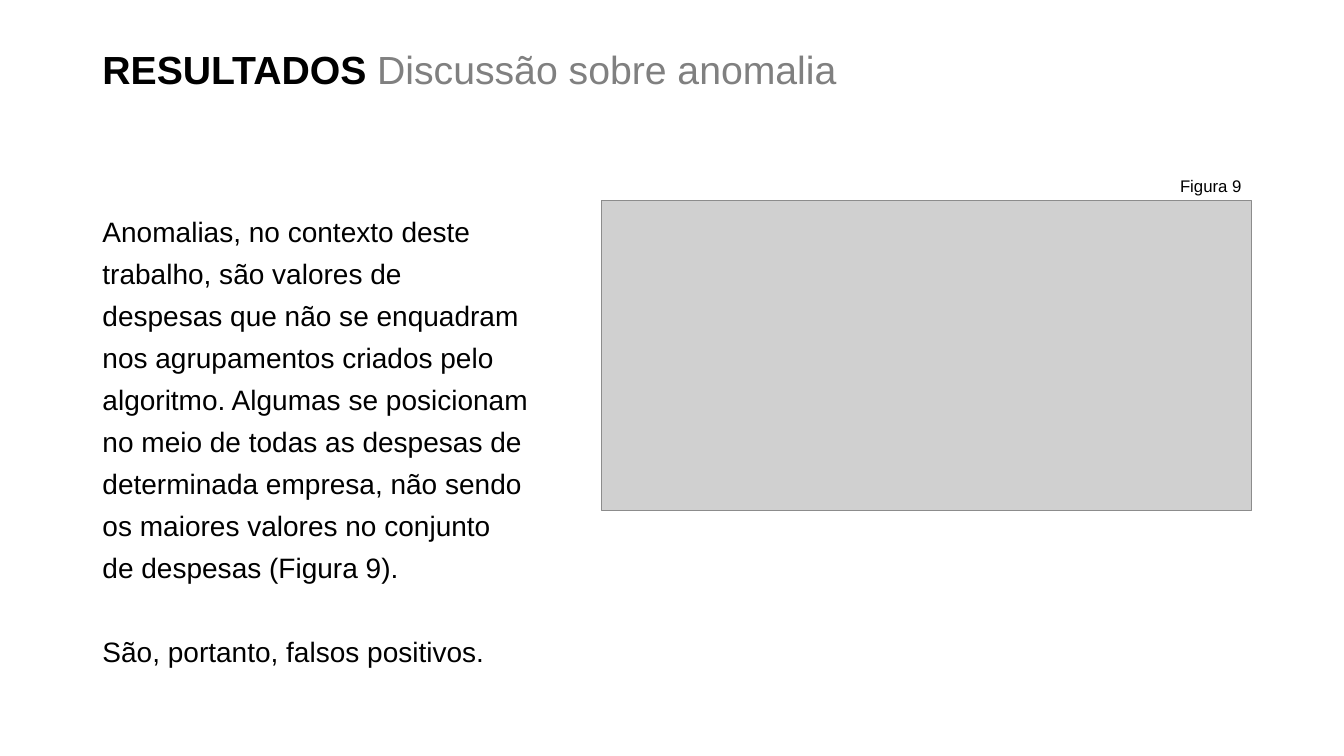
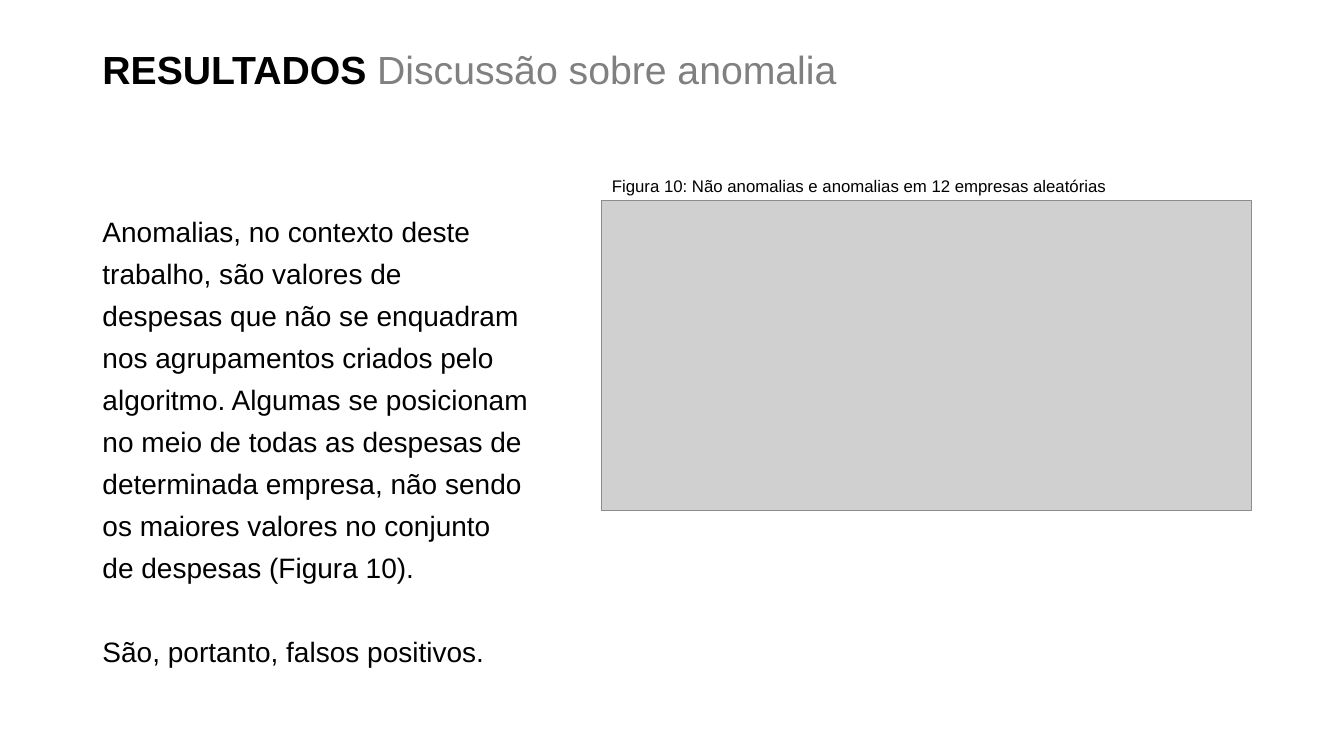
Before and after one commit to rodolfo-viana/mba_esalq, a slide deck: slide 15 of prd/tcc_apresentacao.pptx. Drawn at 1344x756 pixels with LibreOffice and Linux fonts; fonts in the diff are those of the drawing; grey boxes stand for pictures; background and template pictures are left out. Boxes give left, top, right and bottom in pixels: in the first picture for what was removed or moved away, otherwise in the second. Text is boxed around its words. In the diff, an @@ line names an element or a change of style, - is before the commit and + after.

```diff
--- a/prd/tcc_apresentacao.pptx
+++ b/prd/tcc_apresentacao.pptx
@@ text at [612, 179, 1106, 196]: text changed @@
-Figura 9
+Figura 10: Não anomalias e anomalias em 12 empresas aleatórias
@@ text at [102, 221, 528, 583]: text changed @@
-Anomalias, no contexto deste trabalho, são valores de despesas que não se enquadram nos agrupamentos criados pelo algoritmo. Algumas se posicionam no meio de todas as despesas de determinada empresa, não sendo os maiores valores no conjunto de despesas (Figura 9).
+Anomalias, no contexto deste trabalho, são valores de despesas que não se enquadram nos agrupamentos criados pelo algoritmo. Algumas se posicionam no meio de todas as despesas de determinada empresa, não sendo os maiores valores no conjunto de despesas (Figura 10).
```
Also in this commit, not shown: 7 other slides changed, 1 slide added, 1 other file.
